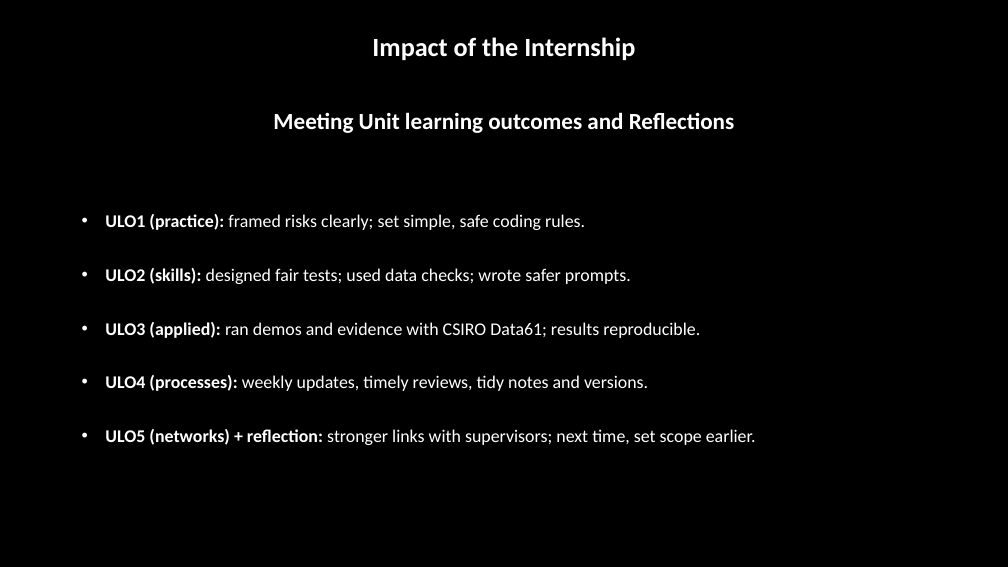
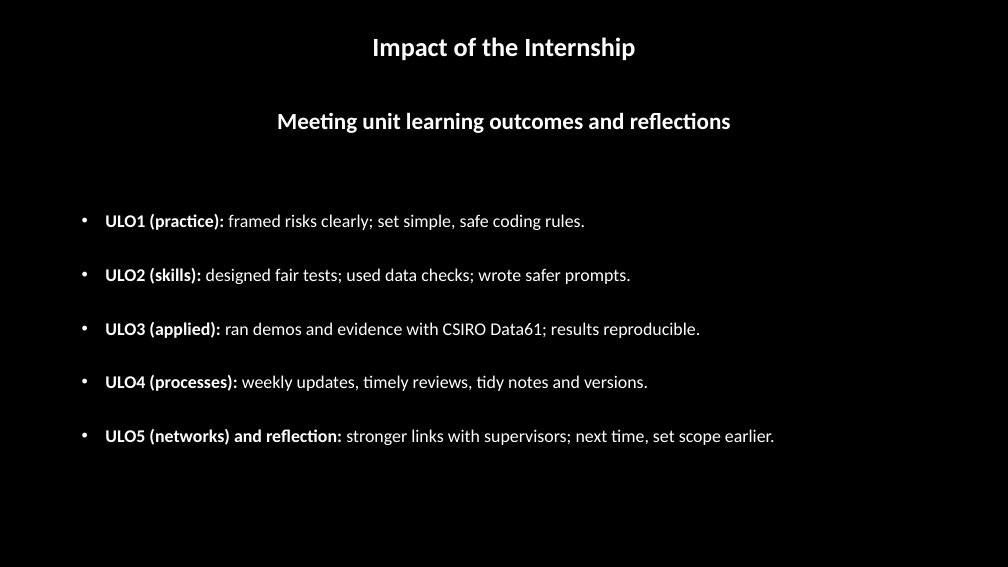
Before and after one commit to Arun-2208/Semester_4_CodeWork_and_CourseWork-, a slide deck: slide 19 of ICT80004-Internship_Project/FINAL PRESENTATION/ICT80004-Final_Project_Presentation_Arun_104837257.pptx. Drawn at 1008x567 pixels with LibreOffice and Linux fonts; fonts in the diff are those of the drawing; background and template pictures are left out. Boxes give left, top, right and bottom in pixels: in the first picture for what was removed or moved away, otherwise in the second. Text is boxed around its words. In the diff, an @@ line names an element or a change of style, - is before the commit and + after.

```diff
--- a/ICT80004-Internship_Project/FINAL PRESENTATION/ICT80004-Final_Project_Presentation_Arun_104837257.pptx
+++ b/ICT80004-Internship_Project/FINAL PRESENTATION/ICT80004-Final_Project_Presentation_Arun_104837257.pptx
@@ text at (x1=277, y1=112, x2=731, y2=133): text changed @@
-Meeting Unit learning outcomes and Reflections
+Meeting unit learning outcomes and reflections
@@ text at (x1=105, y1=429, x2=775, y2=445): text changed @@
-• ULO5 (networks) + reflection: stronger links with supervisors; next time, set scope earlier.
+• ULO5 (networks) and reflection: stronger links with supervisors; next time, set scope earlier.
```
Also in this commit, not shown: 19 other slides changed, 3 other files.
